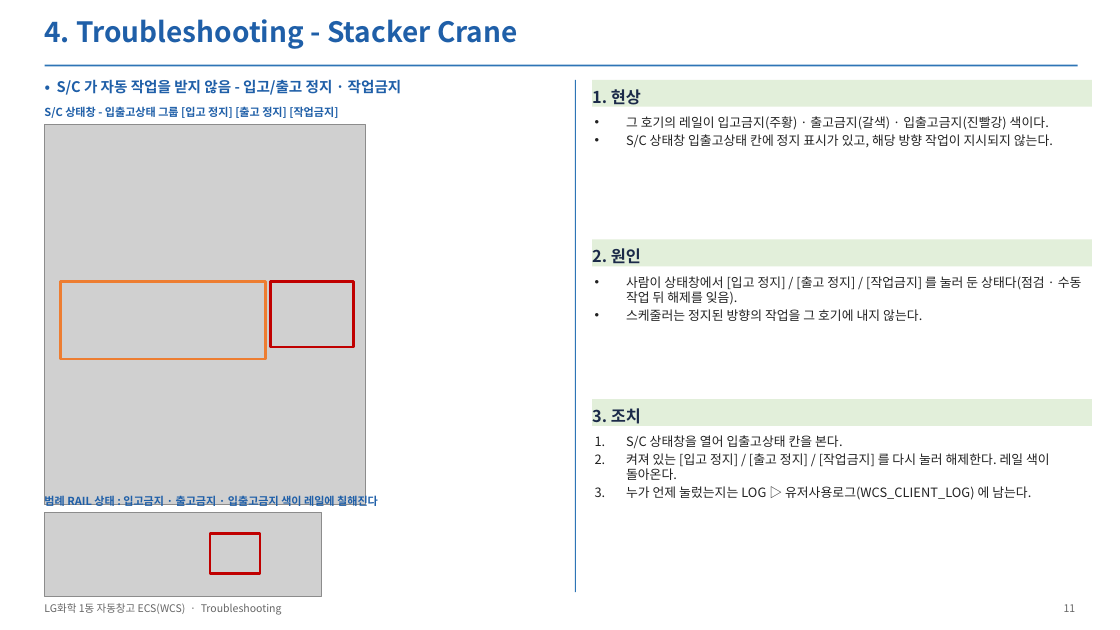
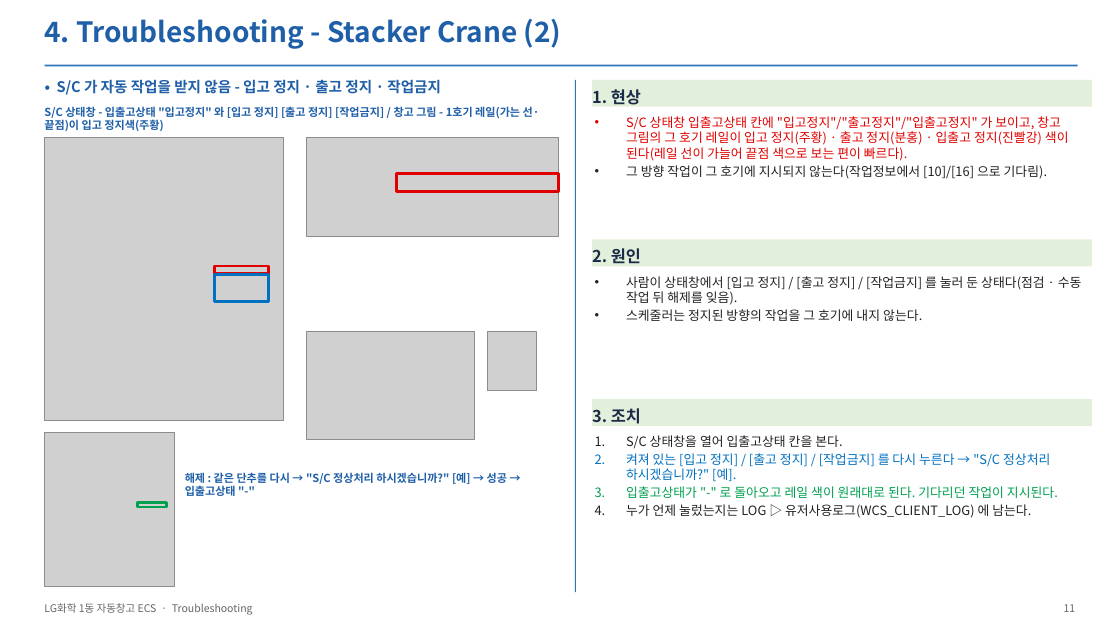
Before and after one commit to yeorijby-coder/LGLS_ALL, a slide deck: slide 11 of docs/산출물_20261110/05_ECS_Troubleshooting.pptx. Drawn at 1120x630 pixels with LibreOffice and Linux fonts; fonts in the diff are those of the drawing; grey boxes stand for pictures. Boxes give left, top, right and bottom in pixels: in the first picture for what was removed or moved away, otherwise in the second. Text is boxed around its words. In the diff, an @@ line names an element or a change of style, - is before the commit and + after.

```diff
--- a/docs/산출물_20261110/05_ECS_Troubleshooting.pptx
+++ b/docs/산출물_20261110/05_ECS_Troubleshooting.pptx
@@ text at (44, 19, 562, 49): text changed @@
-4. Troubleshooting - Stacker Crane
+4. Troubleshooting - Stacker Crane (2)
@@ text at (57, 79, 441, 95): text changed @@
-• S/C 가 자동 작업을 받지 않음 - 입고/출고 정지 · 작업금지
+• S/C 가 자동 작업을 받지 않음 - 입고 정지 · 출고 정지 · 작업금지
@@ text at (44, 106, 540, 131): text changed @@
-S/C 상태창 - 입출고상태 그룹 [입고 정지] [출고 정지] [작업금지]
+S/C 상태창 - 입출고상태 "입고정지" 와 [입고 정지] [출고 정지] [작업금지] / 창고 그림 - 1호기 레일(가는 선·끝점)이 입고 정지색(주황)
@@ text at (626, 116, 1069, 179): text changed; text colour #222222 to #E00000 @@
-• 그 호기의 레일이 입고금지(주황) · 출고금지(갈색) · 입출고금지(진빨강) 색이다.
-• S/C 상태창 입출고상태 칸에 정지 표시가 있고, 해당 방향 작업이 지시되지 않는다.
+• S/C 상태창 입출고상태 칸에 "입고정지"/"출고정지"/"입출고정지" 가 보이고, 창고 그림의 그 호기 레일이 입고 정지(주황) · 출고 정지(분홍) · 입출고 정지(진빨강) 색이 된다(레일 선이 가늘어 끝점 색으로 보는 편이 빠르다).
+• 그 방향 작업이 그 호기에 지시되지 않는다(작업정보에서 [10]/[16] 으로 기다림).
@@ picture: place and size @@
-picture at (45, 124, 365, 504)
+picture at (45, 138, 283, 420)
@@ picture added at (307, 138, 559, 237) @@
@@ rectangle added at (397, 174, 559, 192), outline #E00000 2.25 pt @@
@@ rectangle added at (214, 266, 268, 273), outline #E00000 2.25 pt @@
@@ rectangle removed at (60, 281, 266, 359) @@
@@ rectangle added at (214, 274, 268, 302), outline #0070C0 2.25 pt @@
@@ rectangle removed at (271, 281, 354, 347) @@
@@ picture added at (307, 332, 475, 439) @@
@@ picture added at (487, 332, 537, 391) @@
@@ picture added at (45, 433, 175, 586) @@
@@ text added at (185, 472, 507, 496), 9.5 pt, text #1F5FA8, bold @@
+해제 : 같은 단추를 다시 → "S/C 정상처리 하시겠습니까?" [예] → 성공 → 입출고상태 "-"
@@ text at (626, 453, 1058, 498): text changed; text colour #222222 to #0070C0 @@
-2. 켜져 있는 [입고 정지] / [출고 정지] / [작업금지] 를 다시 눌러 해제한다. 레일 색이 돌아온다.
+2. 켜져 있는 [입고 정지] / [출고 정지] / [작업금지] 를 다시 누른다 → "S/C 정상처리 하시겠습니까?" [예].
+3. 입출고상태가 "-" 로 돌아오고 레일 색이 원래대로 된다. 기다리던 작업이 지시된다.
@@ text removed at (44, 494, 378, 509) @@
-범례 RAIL 상태 : 입고금지 · 출고금지 · 입출고금지 색이 레일에 칠해진다
@@ rectangle added at (138, 502, 167, 507), outline #00A050 2.25 pt @@
@@ picture removed at (45, 513, 322, 597) @@
@@ rectangle removed at (210, 534, 260, 574) @@
@@ text at (44, 603, 253, 615): text changed @@
-LG화학 1동 자동창고 ECS(WCS) · Troubleshooting
+LG화학 1동 자동창고 ECS · Troubleshooting
```
Also in this commit, not shown: 23 other slides changed, 1 slide removed, 18 other files.
